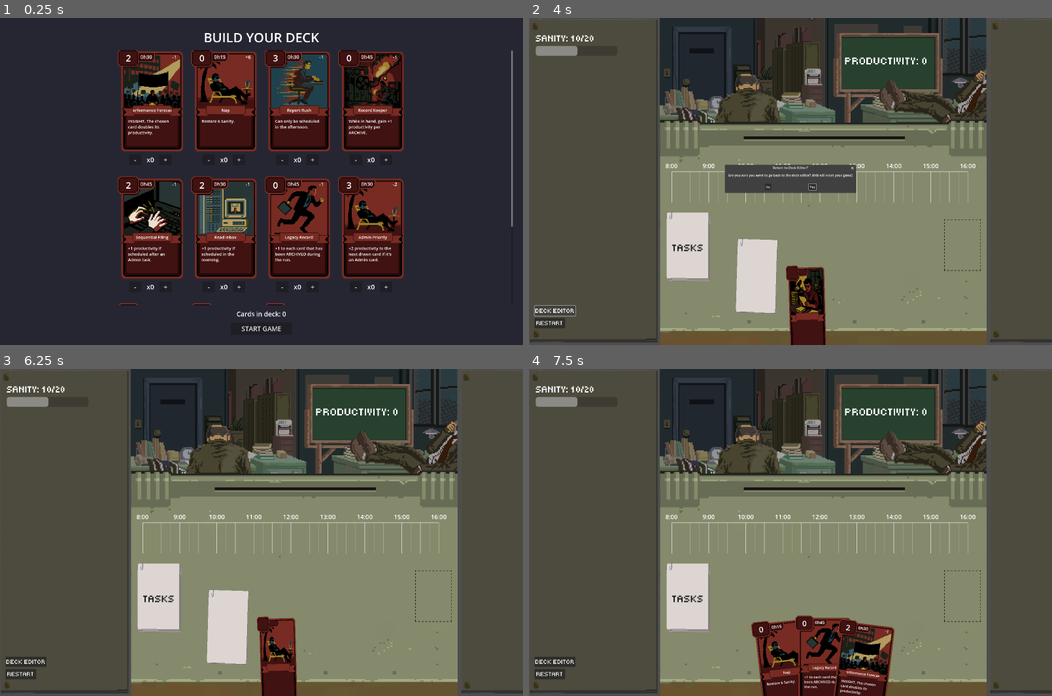
Above: before the commit, frames 1-4 (two rows, left to right).
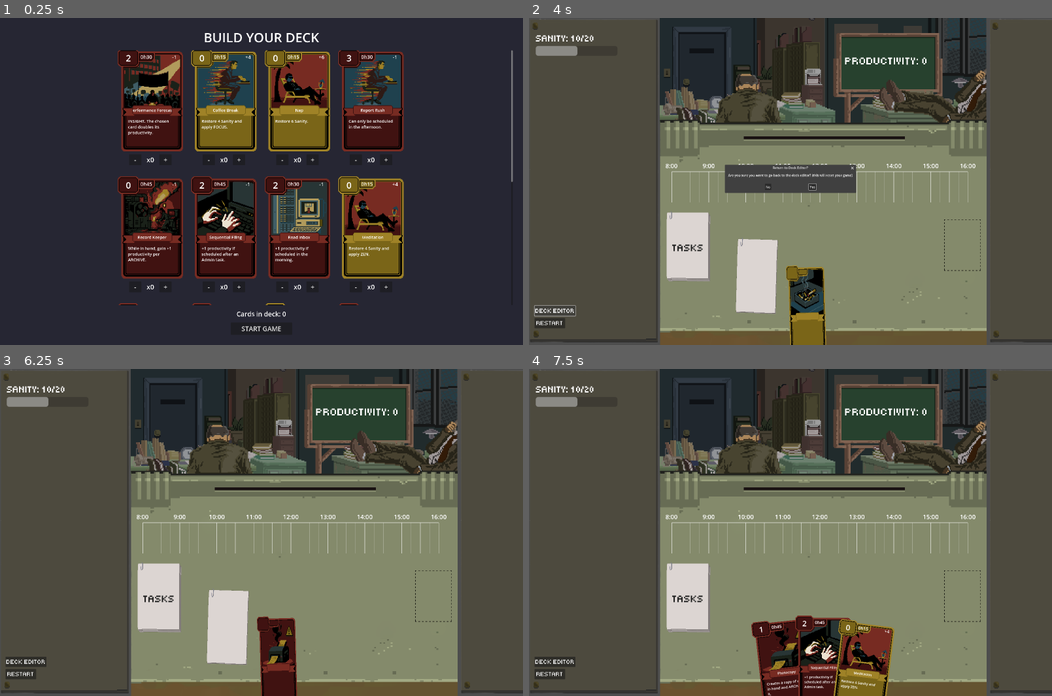
Above: after the commit, the same moments.

Repository: ambotwist/Burnout
Game: Godot game, scene res://Scenes/deck_editor.tscn
The game is run twice, just before and just after one commit, with the same random seed, the same clock (stepped at 60 frames per second) and the same inputs.
Inputs (mouse positions are in pixels of both pictures, inside the frame that each line leads up to):
- Up to frame 1 (0.25 s): no input
- Up to frame 2 (4 s): click "START GAME" at 0.5 s; click "RESTART" at 1.25 s; click "RESTART" at 2 s; click "RESTART" at 2.75 s; click "DECK EDITOR" at 3.5 s
- Up to frame 3 (6.25 s): click "Yes" at 4.25 s; click "START GAME" at 5 s; tap Enter at 5.75 s; move the mouse to (376, 516) at 5.77 s; click (376, 516) at 5.92 s
- Up to frame 4 (7.5 s): drag from (685, 548) to (785, 666) at 6.52 s; move the mouse to (842, 460) at 7.27 s; click (842, 460) at 7.42 s

The runs differ from the first frame. In frame 1, 15% of the frame differs, in the area x 23-99%, y 9-88%; in frame 2, 1.5%; in frame 3, 0.7%; in frame 4, 3.7%.

Commit message:
Implemented the PAUSE_CAFE card and updated the card color of the NEUTRAL deck.

Diff:
--- a/Objects/Cards/card.gd
+++ b/Objects/Cards/card.gd
@@ -1,11 +1,18 @@
 class_name Card
 extends Node2D
+
+const DECK_BACKGROUNDS = {
+	GameEnums.DeckType.NEUTRAL: preload("res://Assets/illu_card.shape.yel.png"),
+	GameEnums.DeckType.ADMIN: preload("res://Assets/card_front.png"),
+	GameEnums.DeckType.TECH: preload("res://Assets/card_front.png"),
+}
 
 var card_data: CardData
 static var card_width: int
 static var card_height: int
 
 @onready var image_rect = $Node2D/Sprites/FrontSprites/ImageRect
+@onready var front_sprite = $Node2D/Sprites/FrontSprites/FrontSprite
 @onready var title_label = $Texts/Title
 @onready var description_label = $Texts/Description
 @onready var sanity_toll_label = $Texts/SanityToll
@@ -27,6 +34,11 @@
 	Events.card_archived.connect(_on_card_archived)
 
 func apply_card_data() -> void:
+	# Set deck-specific background
+	var deck_type = card_data.strategy.deck
+	if deck_type in DECK_BACKGROUNDS:
+		front_sprite.texture = DECK_BACKGROUNDS[deck_type]
+
 	if card_data.strategy.image:
 		image_rect.texture = card_data.strategy.image
 
--- /dev/null
+++ b/Resources/Cards/meditation_card.tres
@@ -0,0 +1,14 @@
+[gd_resource type="Resource" script_class="CardStrategy" load_steps=5 format=3 uid="uid://dk45153t56gtj"]
+
+[ext_resource type="Script" uid="uid://c6hm0eda7f1ut" path="res://Strategies/effect_strategy.gd" id="1_tylar"]
+[ext_resource type="Texture2D" uid="uid://yo15gfigqtmj" path="res://Assets/CardIllustrations/illu_mirage.png" id="2_bo2n0"]
+[ext_resource type="Script" uid="uid://bu2dywnhjtkf1" path="res://Strategies/prerequisite_strategy.gd" id="2_txspr"]
+[ext_resource type="Script" uid="uid://5ef5ggycgd2n" path="res://Strategies/card_strategy.gd" id="3_bo2n0"]
+
+[resource]
+script = ExtResource("3_bo2n0")
+card_id = "MEDITATION"
+duration = 1
+sanity_toll = 4
+image = ExtResource("2_bo2n0")
+metadata/_custom_type_script = "uid://5ef5ggycgd2n"
--- /dev/null
+++ b/Resources/Cards/pause_cafe_card.tres
@@ -0,0 +1,21 @@
+[gd_resource type="Resource" script_class="CardStrategy" load_steps=7 format=3 uid="uid://m3ao581i4t6e"]
+
+[ext_resource type="Script" uid="uid://c6hm0eda7f1ut" path="res://Strategies/effect_strategy.gd" id="1_ytiip"]
+[ext_resource type="Script" uid="uid://bu2dywnhjtkf1" path="res://Strategies/prerequisite_strategy.gd" id="2_ud4e6"]
+[ext_resource type="Script" uid="uid://81kvs73anoyi" path="res://Effects/focus_effect.gd" id="3_60i13"]
+[ext_resource type="Script" uid="uid://5ef5ggycgd2n" path="res://Strategies/card_strategy.gd" id="3_ar102"]
+[ext_resource type="Texture2D" uid="uid://dpy4q4icnep26" path="res://Assets/CardIllustrations/illu_rush.png" id="4_cit1p"]
+
+[sub_resource type="Resource" id="Resource_8ku57"]
+script = ExtResource("3_60i13")
+trigger = 2
+metadata/_custom_type_script = "uid://81kvs73anoyi"
+
+[resource]
+script = ExtResource("3_ar102")
+card_id = "PAUSE_CAFE"
+duration = 1
+sanity_toll = 4
+effects = Array[ExtResource("1_ytiip")]([SubResource("Resource_8ku57")])
+image = ExtResource("4_cit1p")
+metadata/_custom_type_script = "uid://5ef5ggycgd2n"
--- a/Translations/cards.csv
+++ b/Translations/cards.csv
@@ -21,3 +21,7 @@
 CARD_PAUSE_CLOPE_DESC,Draw 2 cards.,Pioche 2 cartes supplémentaires.
 CARD_SIESTE_TITLE,Nap,Sieste
 CARD_SIESTE_DESC,Restore 6 Sanity.,Restaure 6 Santé mentale.
+CARD_PAUSE_CAFE_TITLE,Coffee Break,Pause café
+CARD_PAUSE_CAFE_DESC,Restore 4 Sanity and apply FOCUS.,Restaure 4 Santé mentale. Applique FOCUS.
+CARD_MEDITATION_TITLE,Meditation,Méditation
+CARD_MEDITATION_DESC,Restore 4 Sanity and apply ZEN.,Restaure 4 Santé mentale. Applique ZEN.
Binary file changed: Translations/cards.en.translation
Binary file changed: Translations/cards.fr.translation
